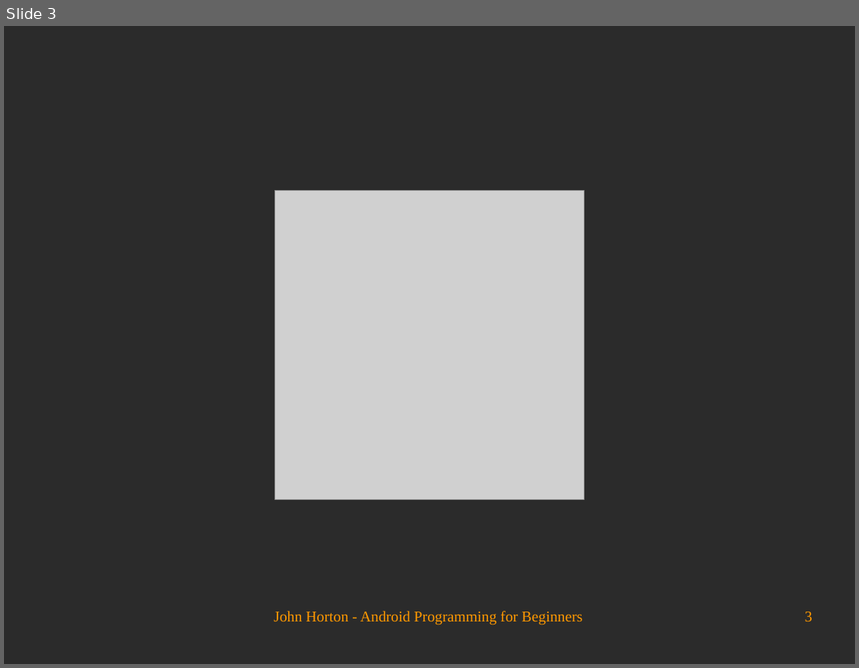
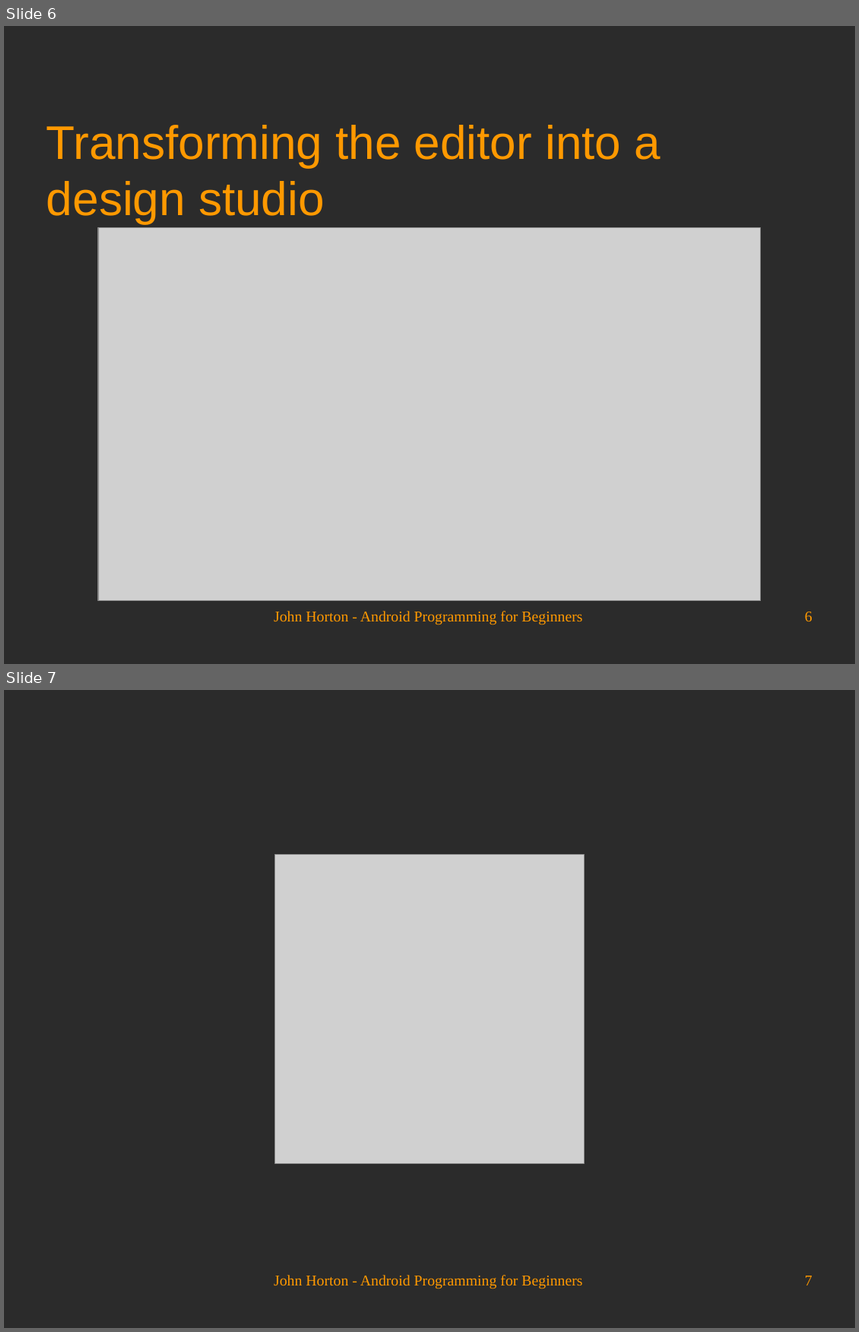
Before and after one commit to Academy-Soft-Intellect/Android-Programming-for-Beginners, a slide deck: 03_Exploring_Android_Studio.odp. Shown one above the other, each under a label of ours: slide 3 before the commit, slides 6 and 7 after it. The pictures are 859x668 and 859x1332 pixels, drawn with LibreOffice and Linux fonts; fonts in the diff are those of the drawing; grey boxes stand for pictures; background and template pictures are left out; a plain dark background stands for a picture behind light text. Boxes give left, top, right and bottom in pixels: in the first picture for what was removed or moved away, otherwise in the second. Text is boxed around its words. In the diff, an @@ line names an element or a change of style, - is before the commit and + after.

```diff
--- a/03_Exploring_Android_Studio.odp
+++ b/03_Exploring_Android_Studio.odp
@@ slide 6 added at [4,26,855,664], background picture (left out) @@
@@ title added at [47,125,661,224], 44 pt, text #FF9900 @@
+Transforming the editor into a design studio
@@ picture added at [98,228,761,601] @@
@@ text added at [274,611,582,626], 14 pt, text #FF9900 @@
+John Horton - Android Programming for Beginners
@@ page number added at [805,612,813,622], 14 pt, text #FF9900 @@
+6
@@ what was slide 3 is now slide 7 @@
@@ page number at [805,1276,813,1286]: text changed @@
-3
+7
```
Also in this commit, not shown: 2 slides changed, 3 other slides added.
